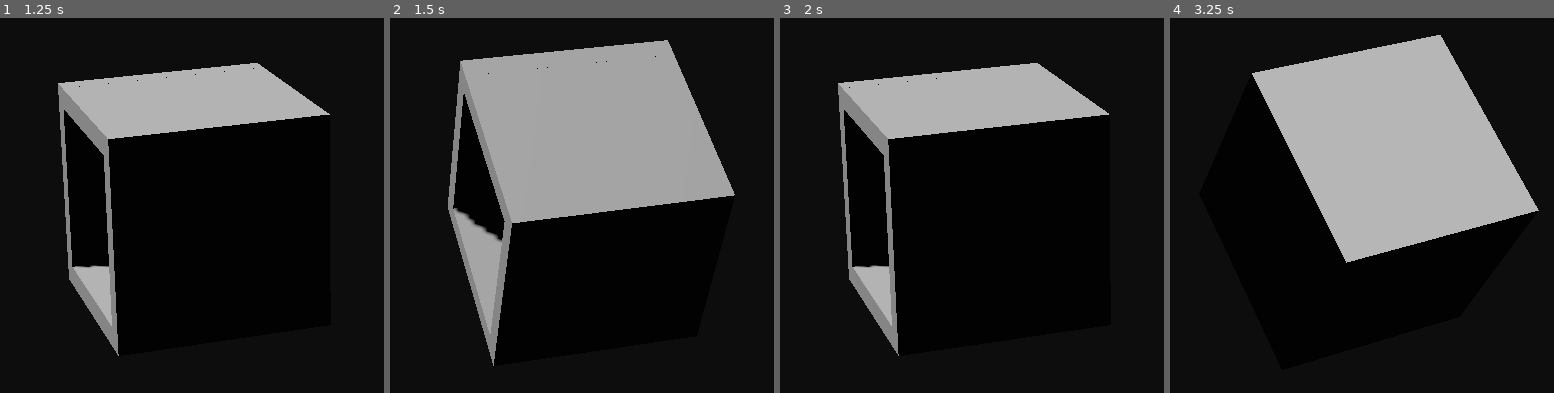
Above: before the commit, frames 1-4 (left to right).
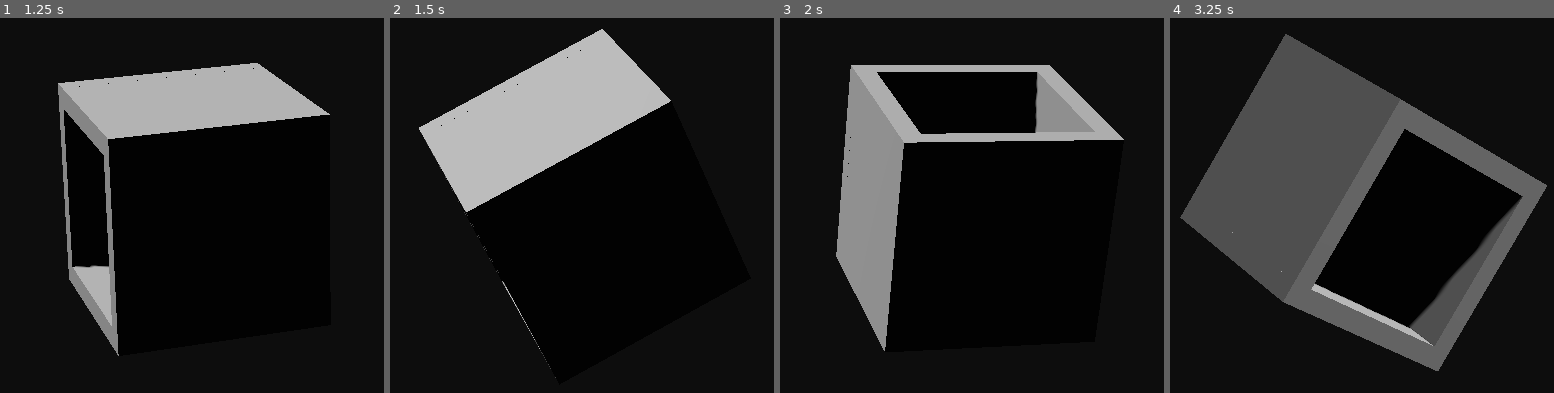
Above: after the commit, the same moments.

Repository: TheNickOfTime/design-challenge-nov
Game: Godot game, scene res://Scenes/puzzle_box_test.tscn
The game is run twice, just before and just after one commit, with the same random seed, the same clock (stepped at 60 frames per second) and the same inputs.
Inputs (mouse positions are in pixels of both pictures, inside the frame that each line leads up to):
- Up to frame 1 (1.25 s): tap Enter at 0.5 s; move the mouse to (368, 194) at 0.52 s; hold D (rotate_cube_right) from 0.53 s (still down); hold Up (rotate_cube) from 0.53 s (still down); click (368, 194) at 0.67 s
- Up to frame 2 (1.5 s): move the mouse to (420, 239) at 1.27 s; release D (rotate_cube_right) at 1.28 s; release Up (rotate_cube) at 1.28 s; hold S (rotate_cube_down) from 1.28 s (still down); tap Up (rotate_cube) at 1.35 s
- Up to frame 3 (2 s): keep holding S (rotate_cube_down)
- Up to frame 4 (3.25 s): move the mouse to (1442, 119) at 2.02 s; release S (rotate_cube_down) at 2.03 s; hold D (rotate_cube_right) 2.03-2.78 s; hold Up (rotate_cube) 2.03-2.78 s; move the mouse to (1319, 306) at 2.77 s; hold W (rotate_cube_up) from 2.78 s (still down); tap Up (rotate_cube) at 2.85 s; click (1319, 306) at 2.92 s

Frame 1 is identical in both runs. In frame 2, 21% of the frame differs, in the area x 7-90%, y 2-96%; in frame 3, 16%; in frame 4, 47%, in the area x 2-99%, y 4-95%.

Commit message:
Fleshing out 180 degree turning of the puzzle box

Diff:
--- /dev/null
+++ b/Scenes/puzzle_box_player.tscn
@@ -0,0 +1,24 @@
+[gd_scene load_steps=5 format=3 uid="uid://c0esqjhu7aanc"]
+
+[ext_resource type="Script" path="res://Scripts/PuzzlePlayer.gd" id="1_8ja8y"]
+
+[sub_resource type="SphereMesh" id="SphereMesh_svwbw"]
+
+[sub_resource type="StandardMaterial3D" id="StandardMaterial3D_pnyq7"]
+metallic_specular = 0.0
+emission = Color(0.05, 0.05, 0.05, 1)
+
+[sub_resource type="SphereShape3D" id="SphereShape3D_rtfrl"]
+
+[node name="Player" type="RigidBody3D"]
+lock_rotation = true
+script = ExtResource("1_8ja8y")
+
+[node name="MeshInstance3D" type="MeshInstance3D" parent="."]
+transform = Transform3D(0.15, 0, 0, 0, 0.15, 0, 0, 0, 0.15, 0, 0, 0)
+mesh = SubResource("SphereMesh_svwbw")
+surface_material_override/0 = SubResource("StandardMaterial3D_pnyq7")
+
+[node name="CollisionShape3D" type="CollisionShape3D" parent="."]
+transform = Transform3D(0.15, -4.02849e-05, -1.89129e-05, 4.02848e-05, 0.15, -4.58588e-07, 1.89131e-05, 4.5171e-07, 0.15, 0, 0, 0)
+shape = SubResource("SphereShape3D_rtfrl")
--- a/Scenes/puzzle_box_test.tscn
+++ b/Scenes/puzzle_box_test.tscn
@@ -1,8 +1,8 @@
-[gd_scene load_steps=12 format=3 uid="uid://w8imssnhdjig"]
+[gd_scene load_steps=10 format=3 uid="uid://w8imssnhdjig"]
 
 [ext_resource type="Script" path="res://Scripts/PuzzleBox.gd" id="1_f23ct"]
 [ext_resource type="Script" path="res://Scripts/PuzzleBoxCamera.gd" id="2_3wgyy"]
-[ext_resource type="Script" path="res://Scripts/PuzzlePlayer.gd" id="2_x8804"]
+[ext_resource type="PackedScene" uid="uid://c0esqjhu7aanc" path="res://Scenes/puzzle_box_player.tscn" id="2_201jb"]
 
 [sub_resource type="ProceduralSkyMaterial" id="ProceduralSkyMaterial_pxw3g"]
 sky_horizon_color = Color(0.64625, 0.65575, 0.67075, 1)
@@ -18,17 +18,11 @@
 tonemap_mode = 2
 sdfgi_enabled = true
 
+[sub_resource type="BoxShape3D" id="BoxShape3D_xbf01"]
+
 [sub_resource type="BoxMesh" id="BoxMesh_iw6lo"]
 
 [sub_resource type="BoxShape3D" id="BoxShape3D_a7t2x"]
-
-[sub_resource type="SphereMesh" id="SphereMesh_svwbw"]
-
-[sub_resource type="StandardMaterial3D" id="StandardMaterial3D_pnyq7"]
-metallic_specular = 0.0
-emission = Color(0.05, 0.05, 0.05, 1)
-
-[sub_resource type="SphereShape3D" id="SphereShape3D_rtfrl"]
 
 [node name="puzzle_box_test" type="Node3D"]
 
@@ -39,11 +33,13 @@
 transform = Transform3D(-0.866023, -0.433016, 0.250001, 0, 0.499998, 0.866027, -0.500003, 0.749999, -0.43301, 0, 0, 0)
 shadow_enabled = true
 
-[node name="PuzzleBox" type="MeshInstance3D" parent="." node_paths=PackedStringArray("camera", "marker")]
-skeleton = NodePath("../CameraPivot/Camera3D")
+[node name="PuzzleBox" type="Area3D" parent="." node_paths=PackedStringArray("camera", "marker")]
 script = ExtResource("1_f23ct")
 camera = NodePath("../CameraPivot/Camera3D")
 marker = NodePath("")
+
+[node name="CollisionShape3D" type="CollisionShape3D" parent="PuzzleBox"]
+shape = SubResource("BoxShape3D_xbf01")
 
 [node name="Geometry" type="Node3D" parent="PuzzleBox"]
 
@@ -87,18 +83,7 @@
 [node name="CollisionShape3D" type="CollisionShape3D" parent="PuzzleBox/Geometry/Area3D4"]
 shape = SubResource("BoxShape3D_a7t2x")
 
-[node name="Player" type="RigidBody3D" parent="PuzzleBox"]
-lock_rotation = true
-script = ExtResource("2_x8804")
-
-[node name="MeshInstance3D" type="MeshInstance3D" parent="PuzzleBox/Player"]
-transform = Transform3D(0.15, 0, 0, 0, 0.15, 0, 0, 0, 0.15, 0, 0, 0)
-mesh = SubResource("SphereMesh_svwbw")
-surface_material_override/0 = SubResource("StandardMaterial3D_pnyq7")
-
-[node name="CollisionShape3D" type="CollisionShape3D" parent="PuzzleBox/Player"]
-transform = Transform3D(0.15, -4.02849e-05, -1.89129e-05, 4.02848e-05, 0.15, -4.58588e-07, 1.89131e-05, 4.5171e-07, 0.15, 0, 0, 0)
-shape = SubResource("SphereShape3D_rtfrl")
+[node name="Player" parent="PuzzleBox" instance=ExtResource("2_201jb")]
 
 [node name="CameraPivot" type="Node3D" parent="."]
 script = ExtResource("2_3wgyy")
@@ -107,5 +92,3 @@
 transform = Transform3D(-0.707107, -0.298836, 0.640857, 0, 0.906308, 0.422618, -0.707107, 0.298836, -0.640857, 5.119, 3.3, -5.119)
 fov = 15.0
 size = 3.0
-
-[connection signal="rotate_event" from="PuzzleBox" to="PuzzleBox/Player" method="_on_puzzle_box_rotate_event"]
--- a/Scripts/PuzzleBox.gd
+++ b/Scripts/PuzzleBox.gd
@@ -1,4 +1,4 @@
-extends MeshInstance3D
+extends Area3D
 
 #Signals------------------------------------------------------------------------
 signal rotate_event(is_rotating : bool)
@@ -15,13 +15,14 @@
 var is_rotating : bool = false
 var continue_rotating : bool = false
 var next_rot : Transform3D
+var current_direction : Vector3
+var last_direction : Vector3
 
 
 func _ready():
 	var players = get_tree().get_nodes_in_group("Player")
 	for player in players:
 		pass
-
 
 
 func _process(delta):
@@ -34,20 +35,22 @@
 
 		var new_rot : Transform3D
 
+		last_direction = current_direction
+
 		if event.is_action_pressed("rotate_cube_up"):
-			new_rot = transform.rotated(Vector3.RIGHT, rotate_degrees)
+			current_direction = Vector3.RIGHT
 		elif event.is_action_pressed("rotate_cube_down"):
-			new_rot = transform.rotated(Vector3.RIGHT, -rotate_degrees)
+			current_direction = Vector3.LEFT
 		elif event.is_action_pressed("rotate_cube_left"):
-			new_rot = transform.rotated(Vector3.FORWARD, rotate_degrees)
+			current_direction = Vector3.FORWARD
 		elif event.is_action_pressed("rotate_cube_right"):
-			new_rot = transform.rotated(Vector3.FORWARD, -rotate_degrees)
+			current_direction = Vector3.BACK
 
-		if is_rotating:
+		if is_rotating && current_direction == last_direction:
 			continue_rotating = true
 
+		new_rot = transform.rotated(current_direction, rotate_degrees)
 		rotate_cube(new_rot)
-
 
 
 func rotate_cube(new_rotation : Transform3D):
@@ -63,14 +66,12 @@
 	if continue_rotating:
 		continue_rotating = false
 		is_rotating = false
-		rotate_cube(transform.rotated(Vector3.FORWARD, -rotate_degrees))
+		rotate_cube(get_new_rotation(last_direction))
 		return
 
 	is_rotating = false
 	emit_signal("rotate_event", false)
 
 
-# func rotate_direction():
-# 	var new_rot : Transform3D
-# 	var cube_dir : Vector3 = transform.basis.z
-# 	var camera_dir : Vector3 = Vector3(camera.basis.z.x, 0, camera.basis.z.z)
+func get_new_rotation(direction : Vector3) -> Transform3D:
+	return transform.rotated(direction, rotate_degrees)
